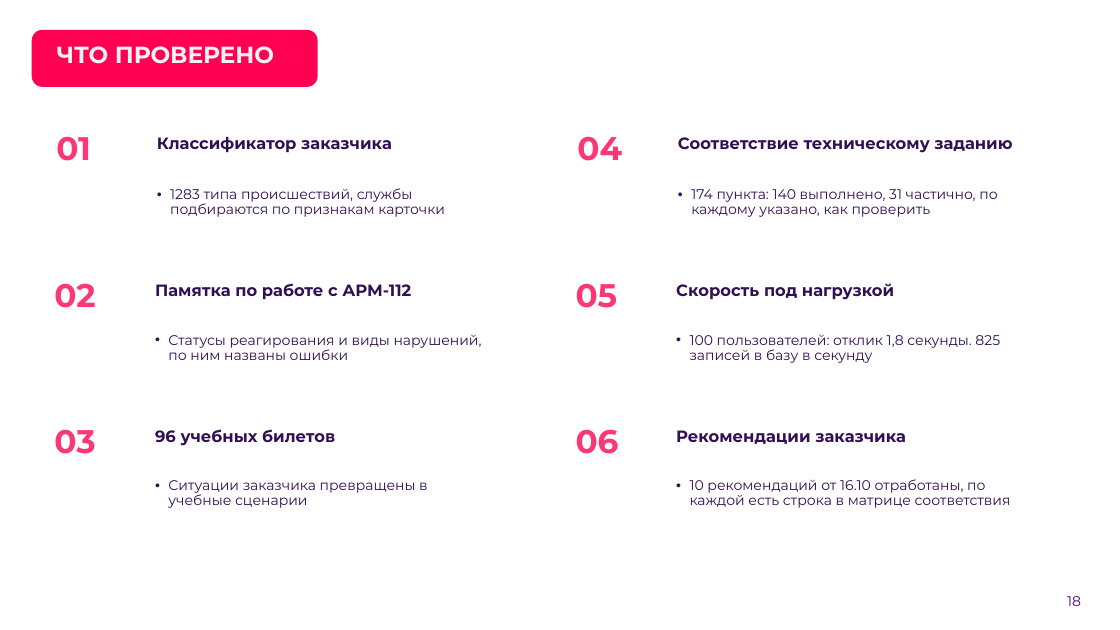
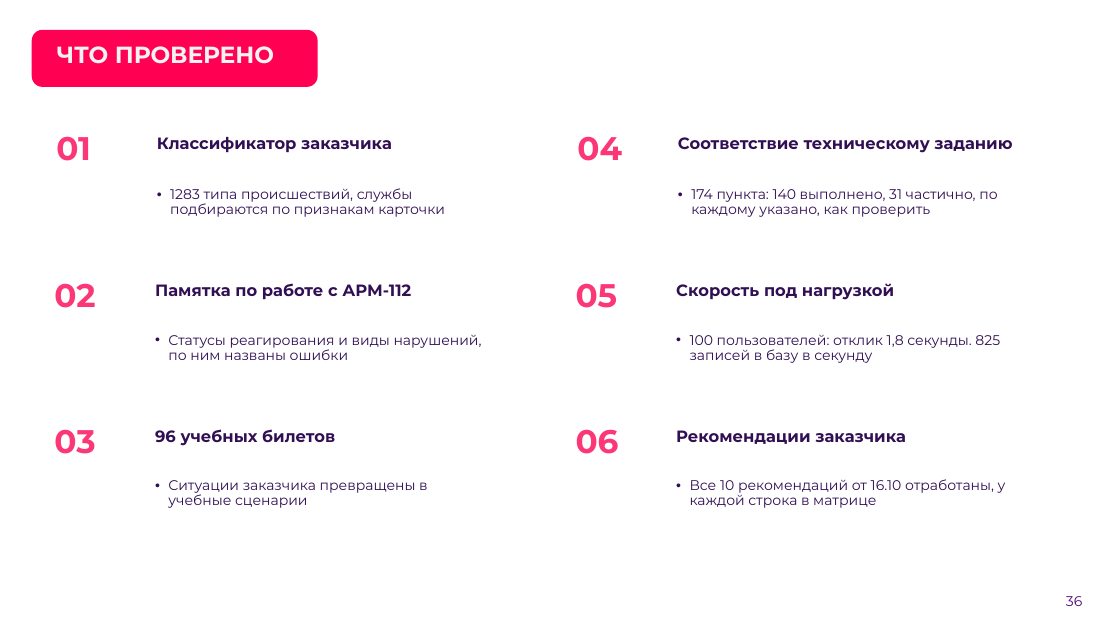
Before and after one commit to Vadik145-beep/lct-112-simulator, a slide deck: slide 36 of docs/presentation/ЛЦТ2026_Ультратех_задача9.pptx (slide 18 before the commit). Drawn at 1120x630 pixels with LibreOffice and Linux fonts; fonts in the diff are those of the drawing; background and template pictures are left out. Boxes give left, top, right and bottom in pixels: in the first picture for what was removed or moved away, otherwise in the second. Text is boxed around its words. In the diff, an @@ line names an element or a change of style, - is before the commit and + after.

```diff
--- a/docs/presentation/ЛЦТ2026_Ультратех_задача9.pptx
+++ b/docs/presentation/ЛЦТ2026_Ультратех_задача9.pptx
@@ text at (690, 479, 1006, 508): text changed @@
-• 10 рекомендаций от 16.10 отработаны, по каждой есть строка в матрице соответствия
+• Все 10 рекомендаций от 16.10 отработаны, у каждой строка в матрице
@@ page number at (1066, 596, 1082, 606): text changed @@
-18
+36
```
Also in this commit, not shown: 17 other slides changed, 23 slides added, 8 slides removed, 1 other file.
